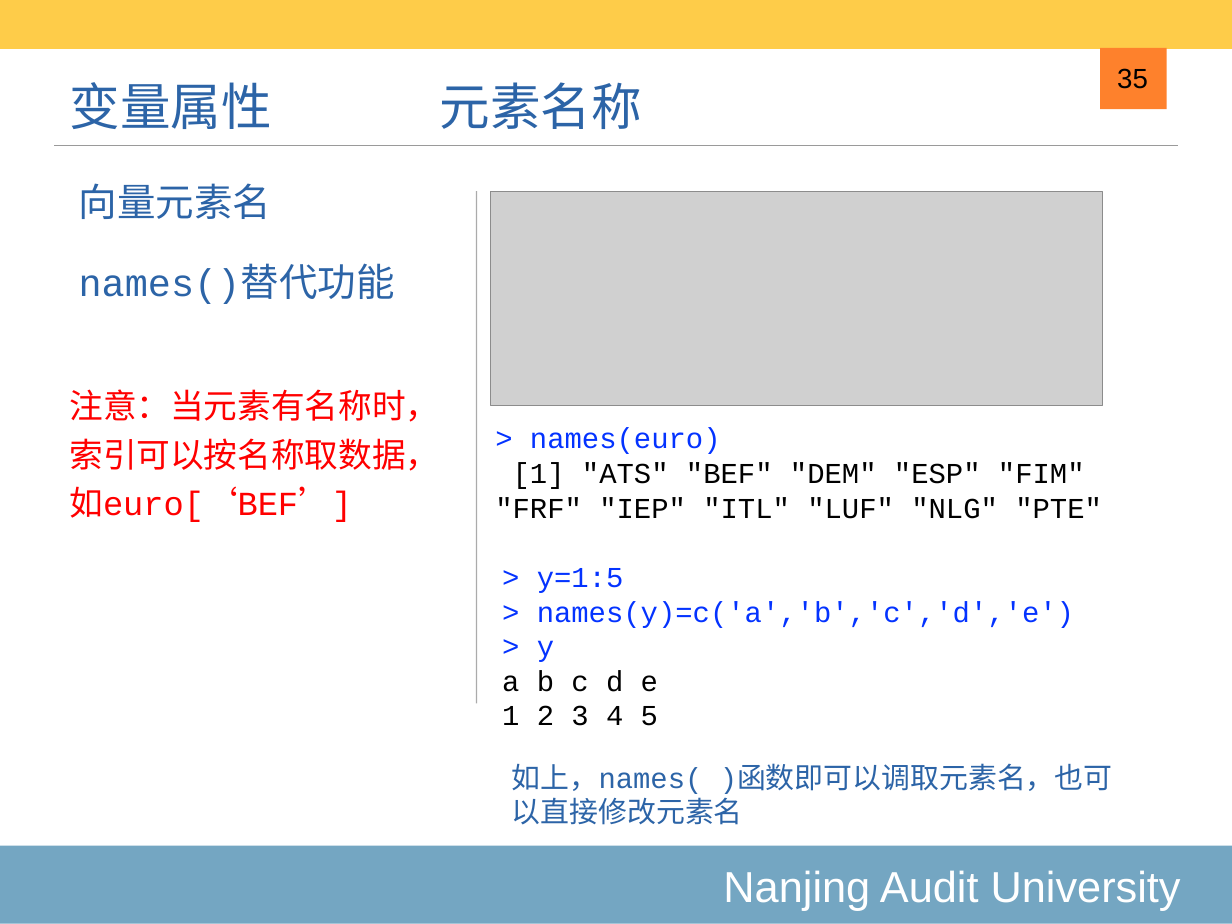
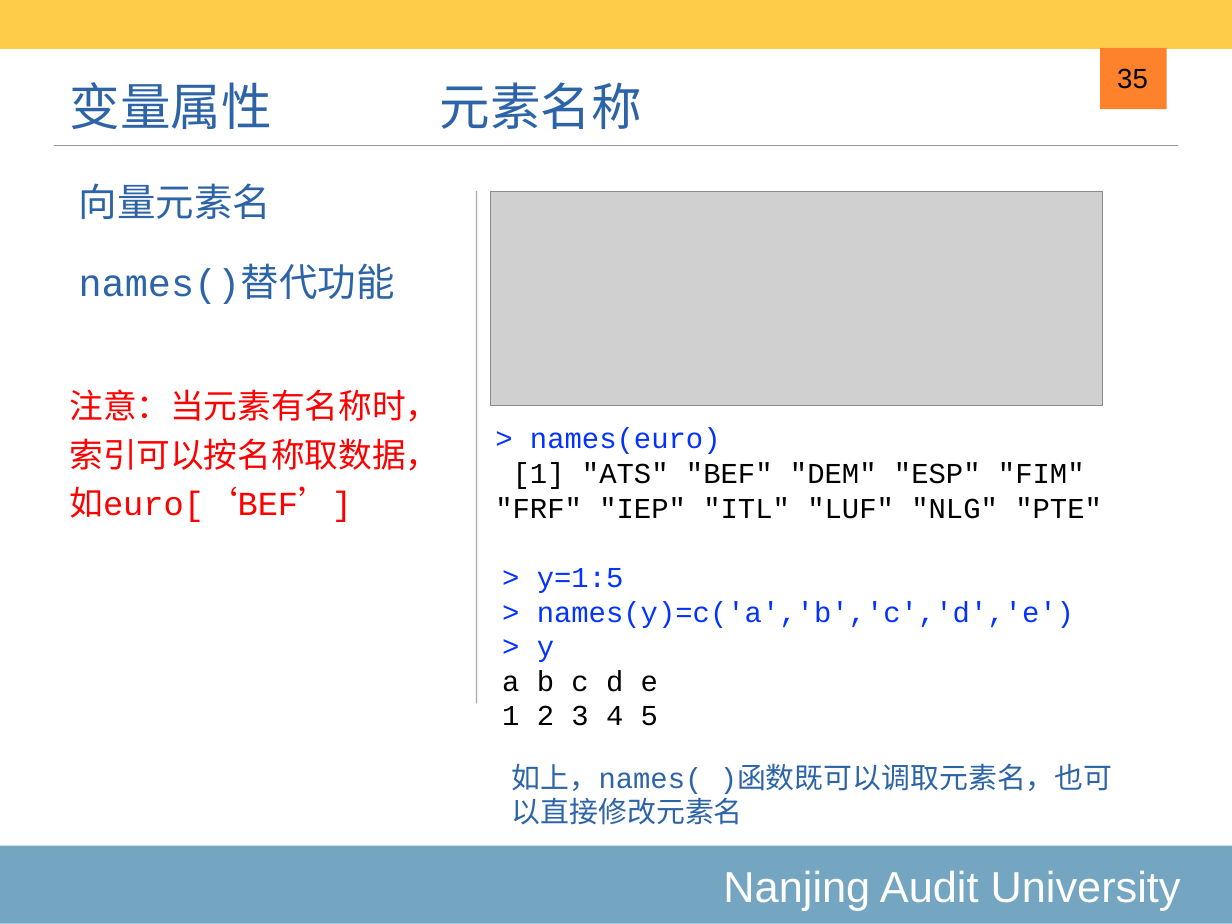
Before and after one commit to exoplanetX/DataAnalytics, a slide deck: slide 35 of 2020-2-基础数据结构.pptx. Drawn at 1232x924 pixels with LibreOffice and Linux fonts; fonts in the diff are those of the drawing; grey boxes stand for pictures. Boxes give left, top, right and bottom in pixels: in the first picture for what was removed or moved away, otherwise in the second. Text is boxed around its words. In the diff, an @@ line names an element or a change of style, - is before the commit and + after.

```diff
--- a/2020-2-基础数据结构.pptx
+++ b/2020-2-基础数据结构.pptx
@@ text at (512,764,1113,825): text changed @@
-如上，names( )函数即可以调取元素名，也可以直接修改元素名
+如上，names( )函数既可以调取元素名，也可以直接修改元素名
```
Also in this commit, not shown: 2 other slides changed, 3 other files.
